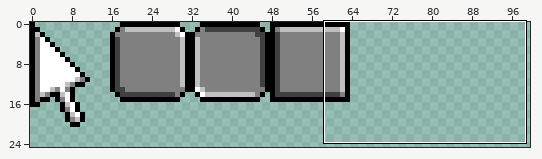
One commit to this sprite sheet: Bin/Data/Textures/UI.png. The first picture is a wide view before the edit; the outline marks the close-up.
Close-up. The starting point:
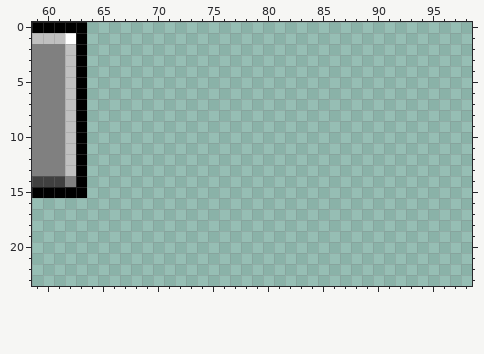
The file is 128x128 pixels. Shown: x 59..98, y 0..23. The wide view leaves out empty margins.
The result:
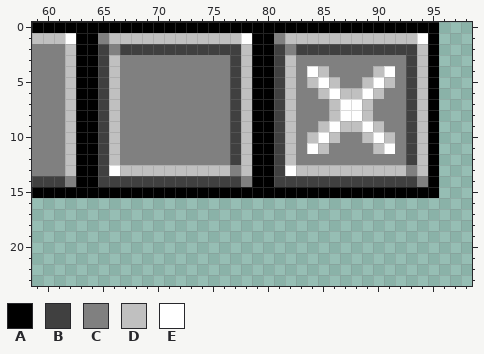
Palette (. is transparent): A #000000  B #404040  C #808080  D #c0c0c0  E #ffffff
From old to new:
y 0: x 64..95 ................................ -> AAAAAAAAAAAAAAAAAAAAAAAAAAAAAAAA
y 1: x 64..95 ................................ -> ACDDDDDDDDDDDDEAACDDDDDDDDDDDDEA
y 2: x 64..95 ................................ -> ABCBBBBBBBBBBBDAABCBBBBBBBBBBBDA
y 3: x 64..95 ................................ -> ABDCCCCCCCCCCBDAABDCCCCCCCCCCBDA
y 4: x 64..95 ................................ -> ABDCCCCCCCCCCBDAABDCEDCCCCDECBDA
y 5: x 64..95 ................................ -> ABDCCCCCCCCCCBDAABDCDEDCCDEDCBDA
y 6: x 64..95 ................................ -> ABDCCCCCCCCCCBDAABDCCDEDDEDCCBDA
y 7..8: x 64..95 ................................ -> ABDCCCCCCCCCCBDAABDCCCDEEDCCCBDA
y 9: x 64..95 ................................ -> ABDCCCCCCCCCCBDAABDCCDEDDEDCCBDA
y 10: x 64..95 ................................ -> ABDCCCCCCCCCCBDAABDCDEDCCDEDCBDA
y 11: x 64..95 ................................ -> ABDCCCCCCCCCCBDAABDCEDCCCCDECBDA
y 12: x 64..95 ................................ -> ABDCCCCCCCCCCBDAABDCCCCCCCCCCBDA
y 13: x 64..95 ................................ -> ABEDDDDDDDDDDCDAABEDDDDDDDDDDCDA
y 14: x 64..95 ................................ -> ABBBBBBBBBBBBBCAABBBBBBBBBBBBBCA
y 15: x 64..95 ................................ -> AAAAAAAAAAAAAAAAAAAAAAAAAAAAAAAA
